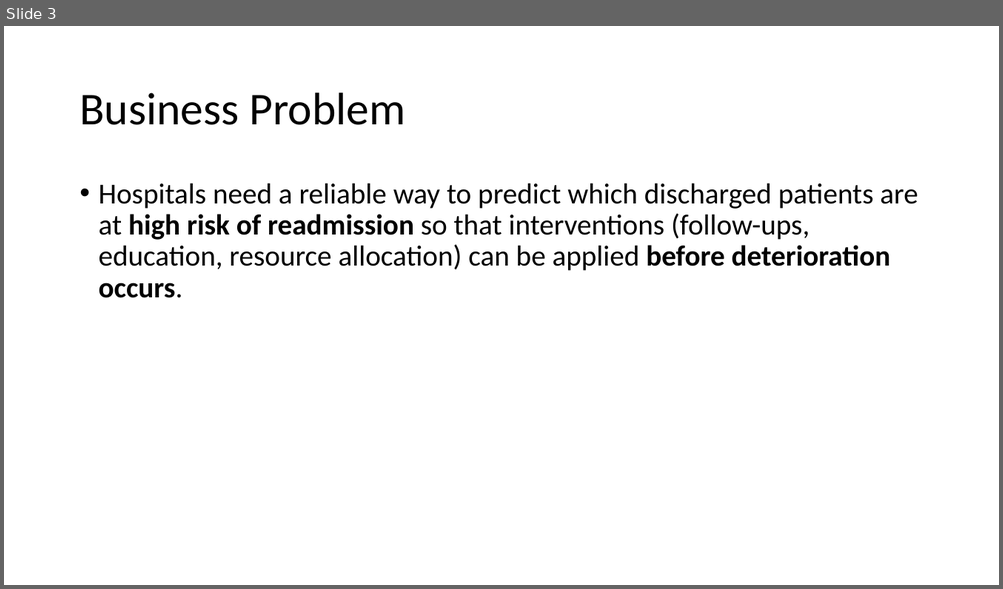
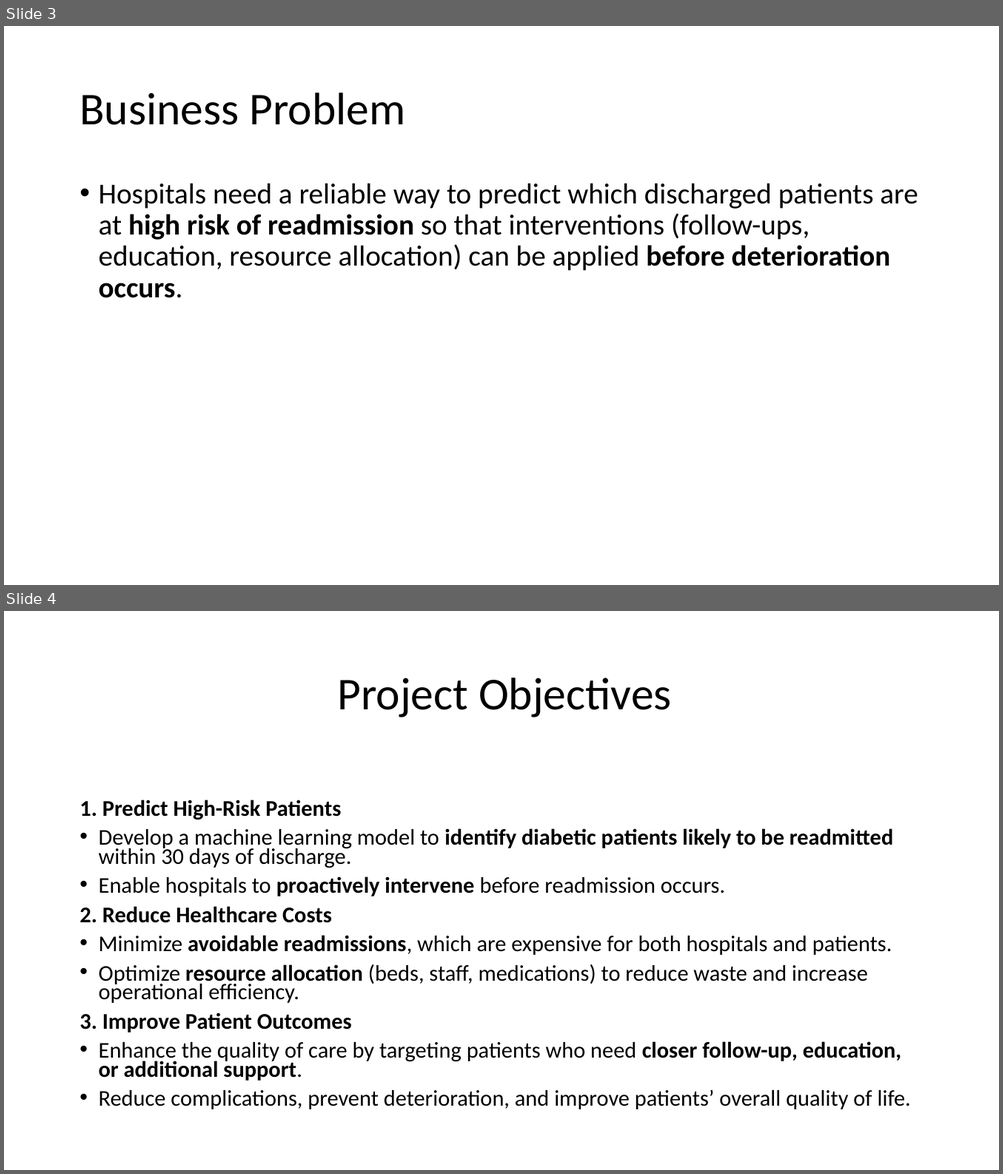
Before and after one commit to MburuMr/Diabetes-Readmission-Prediction, a slide deck: Presentation2.pptx. Shown one above the other, each under a label of ours: slide 3 before the commit, slides 3 and 4 after it. The pictures are 1003x589 and 1003x1174 pixels, drawn with LibreOffice and Linux fonts; fonts in the diff are those of the drawing. Boxes give left, top, right and bottom in pixels: in the first picture for what was removed or moved away, otherwise in the second. Text is boxed around its words. In the diff, an @@ line names an element or a change of style, - is before the commit and + after.

```diff
--- a/Presentation2.pptx
+++ b/Presentation2.pptx
@@ slide 4 added at box(4, 611, 999, 1170), background #FFFFFF @@
@@ title added at box(337, 678, 671, 718), 44 pt, text #000000 @@
+Project Objectives
@@ text added at box(79, 800, 910, 1110), 21.7 pt, text #000000 @@
+1. Predict High-Risk Patients
+• Develop a machine learning model to identify diabetic patients likely to be readmitted within 30 days of discharge.
+• Enable hospitals to proactively intervene before readmission occurs.
+2. Reduce Healthcare Costs
+• Minimize avoidable readmissions, which are expensive for both hospitals and patients.
+• Optimize resource allocation (beds, staff, medications) to reduce waste and increase operational efficiency.
+3. Improve Patient Outcomes
+• Enhance the quality of care by targeting patients who need closer follow-up, education, or additional support.
+• Reduce complications, prevent deterioration, and improve patients’ overall quality of life.
```
Also in this commit, not shown: 2 other slides added.
